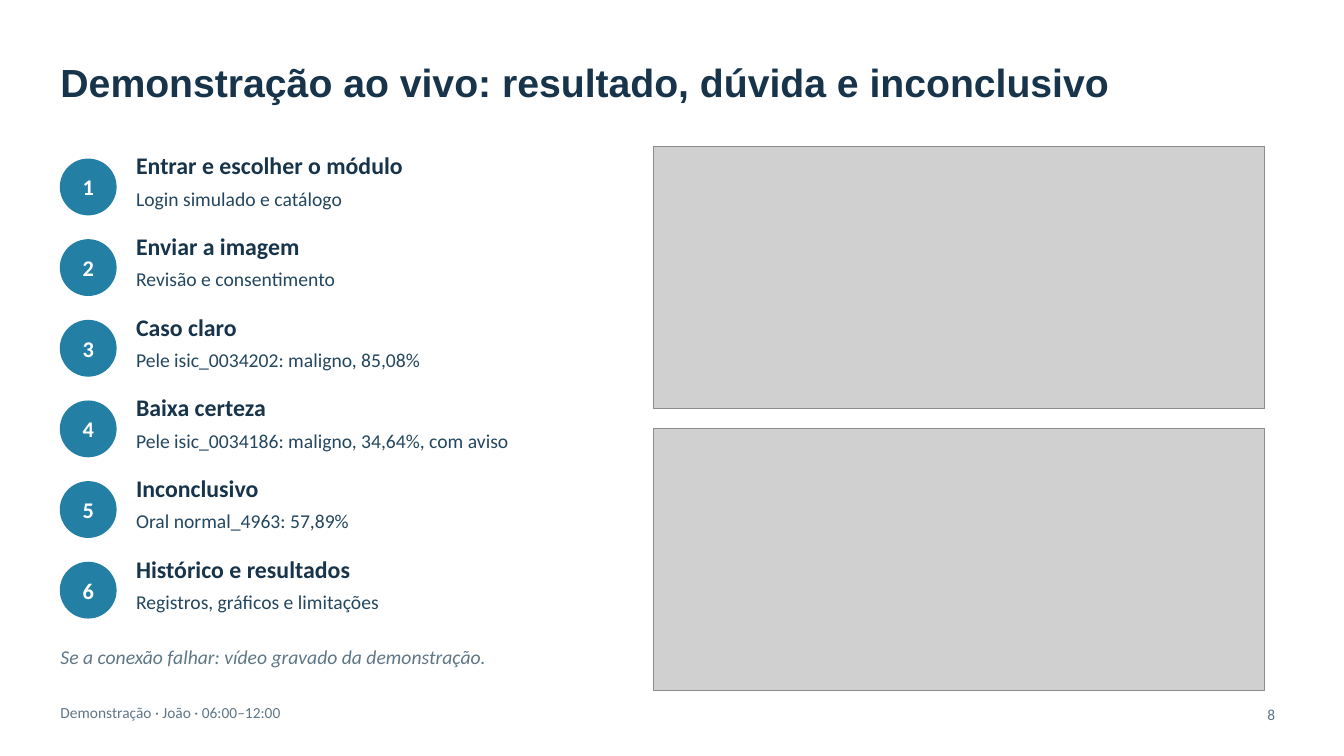
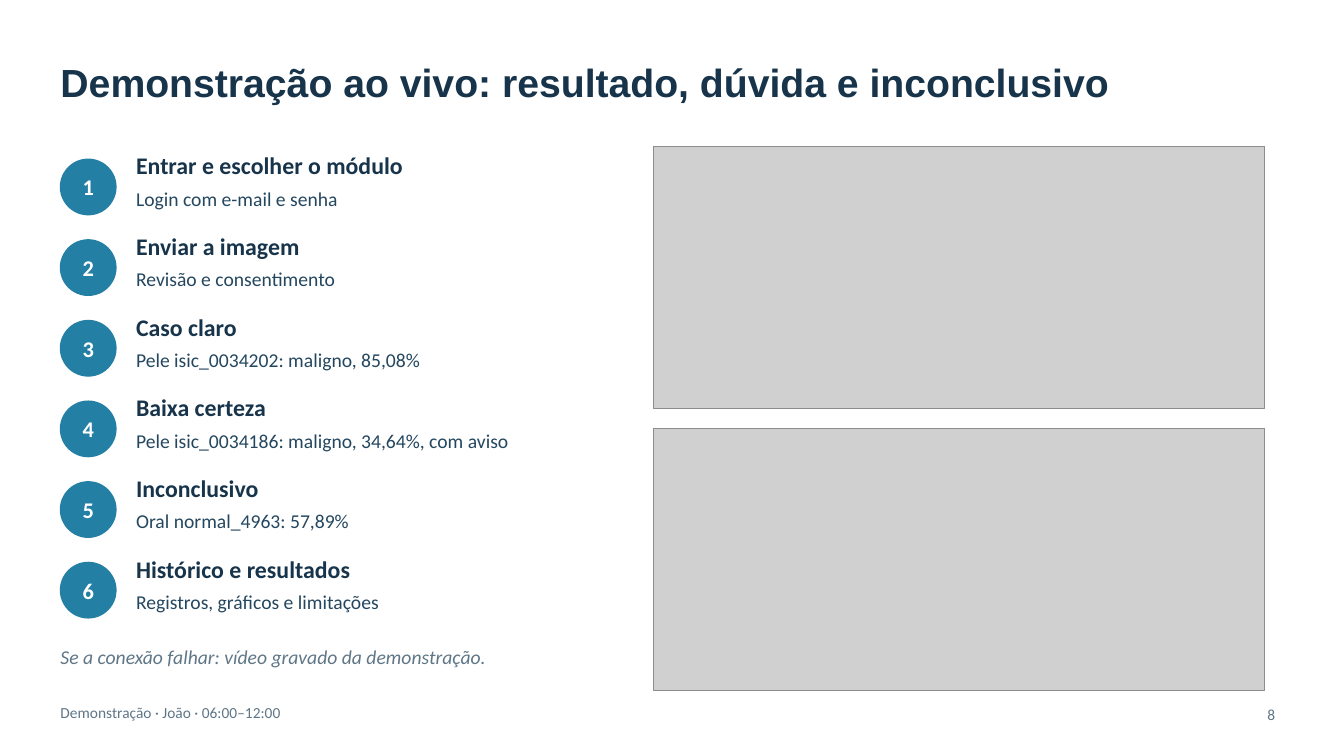
Before and after one commit to joaopgf/PixoraMed, a slide deck: slide 8 of docs/PixoraMed_apresentacao_banca.pptx. Drawn at 1344x756 pixels with LibreOffice and Linux fonts; fonts in the diff are those of the drawing; grey boxes stand for pictures; background and template pictures are left out. Boxes give left, top, right and bottom in pixels: in the first picture for what was removed or moved away, otherwise in the second. Text is boxed around its words. In the diff, an @@ line names an element or a change of style, - is before the commit and + after.

```diff
--- a/docs/PixoraMed_apresentacao_banca.pptx
+++ b/docs/PixoraMed_apresentacao_banca.pptx
@@ text at box(136, 192, 337, 210): text changed @@
-Login simulado e catálogo
+Login com e-mail e senha
```
Also in this commit, not shown: 1 other slide changed.
